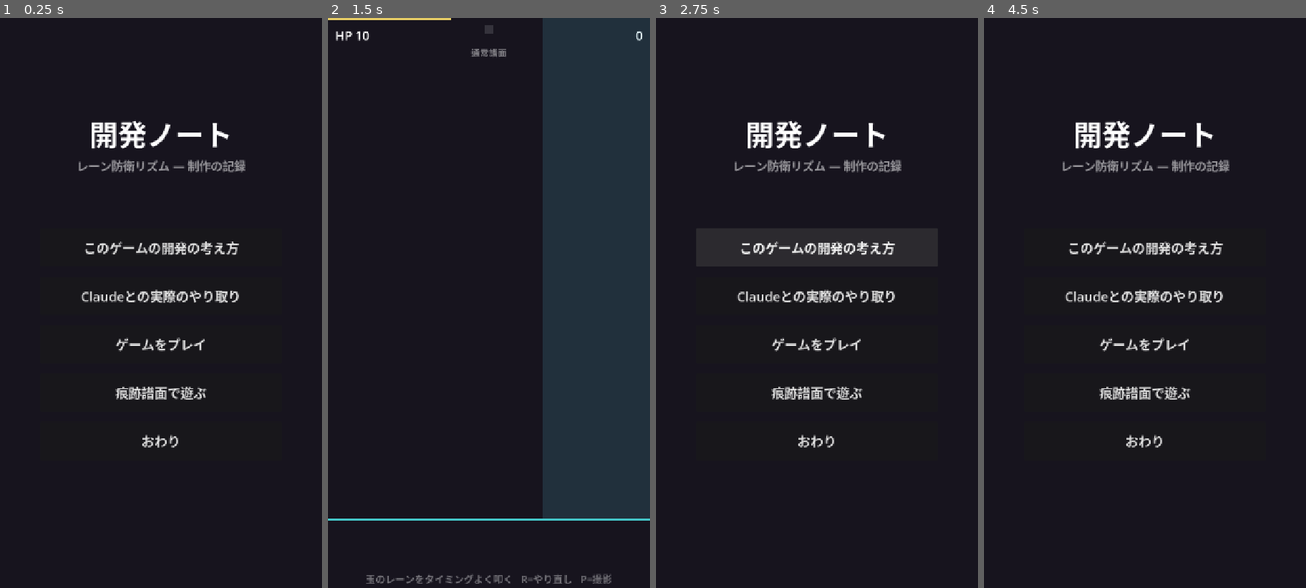
Above: before the commit, frames 1-4 (left to right).
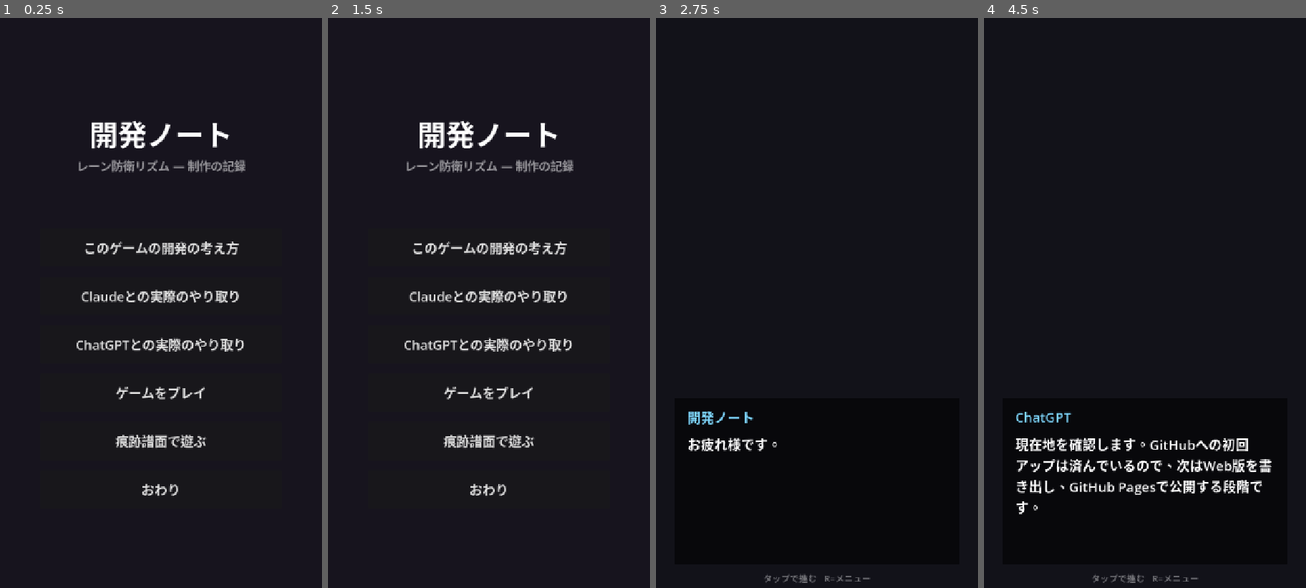
Above: after the commit, the same moments.

Repository: sr22m24s9n-oss/portfolio-battle-mini
Game: Godot game, scene res://menu.tscn
Two runs of this game, one before a commit and one after it. Both use one fixed random seed, a clock stepped at 60 frames per second and the inputs below. Sound files missing from this copy of the repository are replaced by a short silence.
Inputs (mouse positions are in pixels of both pictures, inside the frame that each line leads up to):
- Up to frame 1 (0.25 s): no input
- Up to frame 2 (1.5 s): click (489, 342) at 0.5 s, where only the run after the commit has a clickable "ChatGPTとの実際のやり取り"; tap Enter at 1.25 s; move the mouse to (559, 274) at 1.27 s; tap R at 1.35 s; click (559, 274) at 1.42 s
- Up to frame 3 (2.75 s): click (817, 246) at 2 s, where only the run after the commit has a clickable "このゲームの開発の考え方"
- Up to frame 4 (4.5 s): click (1145, 246) at 2.75 s, where only the run before the commit has a clickable "このゲームの開発の考え方"; tap Space at 3.5 s; move the mouse to (1080, 331) at 3.52 s; tap R at 3.6 s; click (1080, 331) at 3.67 s; move the mouse to (1177, 177) at 4.27 s; tap P at 4.35 s; click (1177, 177) at 4.42 s

The runs differ from the first frame. In frame 1, 1.7% of the frame differs, in the area x 23-76%, y 56-84%; in frame 2, 34%, in the area x 0-100%, y 0-100%; in frame 3, 8.5%; in frame 4, 6.2%.

Commit message:
ChatGPTとの開発ADVを追加

Diff:
--- /dev/null
+++ b/adv/chatgpt.json
@@ -0,0 +1,24 @@
+{
+	"lines": [
+		{ "name": "", "text": "——公開前日。ゲームは、遊べる形になっていた。" },
+		{ "name": "あなた", "text": "ここからは、GitHubからQRコードまで進めたい。提出物として見せられる入口を作ろう。" },
+		{ "name": "ChatGPT", "text": "現在地を確認します。GitHubへの初回アップは済んでいるので、次はWeb版を書き出し、GitHub Pagesで公開する段階です。" },
+		{ "name": "あなた", "text": "一回もやったことがない。だから、手順を分けて確認しながら進めたい。" },
+		{ "name": "ChatGPT", "text": "まずWeb書き出しに必要なテンプレートと設定を確認します。足りないものがあれば、そこで止めます。" },
+		{ "name": "", "text": "テンプレートは入っていた。足りなかったのは、Web用の書き出し設定だった。" },
+		{ "name": "あなた", "text": "公開するなら、不要なログや素材を混ぜたくない。見せるものと、残しておくものは分けたい。" },
+		{ "name": "ChatGPT", "text": "その方針で、ゲームに必要なファイルだけを選んでWeb版に入れます。" },
+		{ "name": "", "text": "公開パックは作られた。ログ、スクリーンショット、未選定素材は外された。" },
+		{ "name": "あなた", "text": "文字化けしているね。それと、スマホから127.0.0.1には入れない。" },
+		{ "name": "ChatGPT", "text": "127.0.0.1は端末自身を指すため、スマホからPCの確認サーバーには届きません。文字化けは、Web版の日本語表示まわりが原因候補です。" },
+		{ "name": "あなた", "text": "日本語の問題は大きい。でも原文は後で変わる可能性がある。今はQR接続を優先しよう。" },
+		{ "name": "ChatGPT", "text": "日本語問題は未解決として記録し、先に公開URLとQR導線を確保します。" },
+		{ "name": "", "text": "GitHub Pagesが有効化され、公開URLが発行された。" },
+		{ "name": "あなた", "text": "既存のホームページも成果物として使いたい。許可は取る予定だから、QRだけ先に用意しておこう。" },
+		{ "name": "ChatGPT", "text": "許可前なので公開には混ぜず、ローカル素材としてQRだけ作成します。" },
+		{ "name": "", "text": "ポートフォリオ本体と、既存ホームページ。二つのQRは、どちらもスマホで到達確認できた。" },
+		{ "name": "あなた", "text": "ここまでを議事録に残そう。通ったことと、残っている問題を分けておきたい。" },
+		{ "name": "ChatGPT", "text": "公開導線、日本語表示問題、棚上げした理由を分けて記録します。" },
+		{ "name": "", "text": "判断したのは人だった。AIは、確認し、整理し、手順を支えた。提出物は、考え方の通る形へ近づいた。" }
+	]
+}
--- a/menu.gd
+++ b/menu.gd
@@ -8,6 +8,7 @@
 const OPTIONS := [
 	{ "label": "このゲームの開発の考え方", "action": "adv:philosophy" },
 	{ "label": "Claudeとの実際のやり取り", "action": "adv:dialogue" },
+	{ "label": "ChatGPTとの実際のやり取り", "action": "adv:chatgpt" },
 	{ "label": "ゲームをプレイ", "action": "game" },
 	{ "label": "痕跡譜面で遊ぶ", "action": "trace" },
 	{ "label": "おわり", "action": "quit" },
Not shown, changed: export_presets.cfg
Not shown, changed: .gitignore
Not shown, changed: docs/play/index.html
Not shown, changed: docs/play/index.pck
